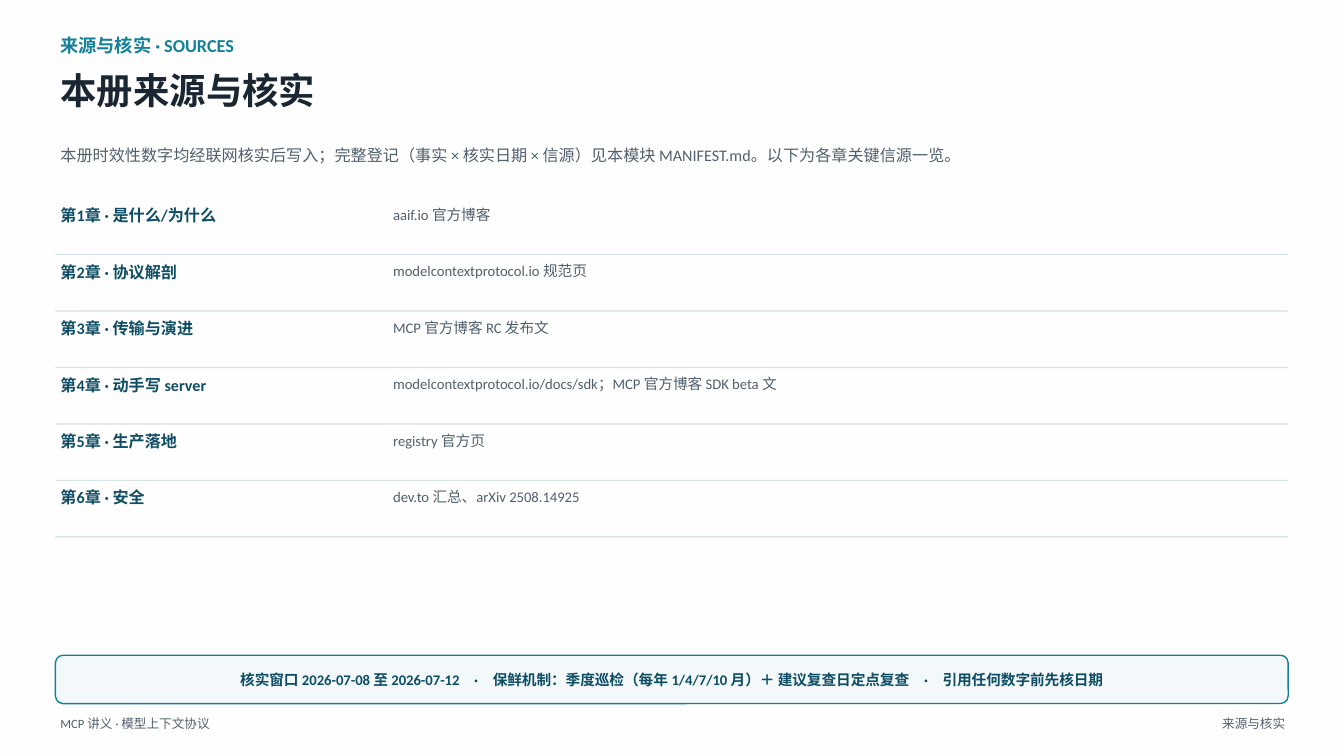
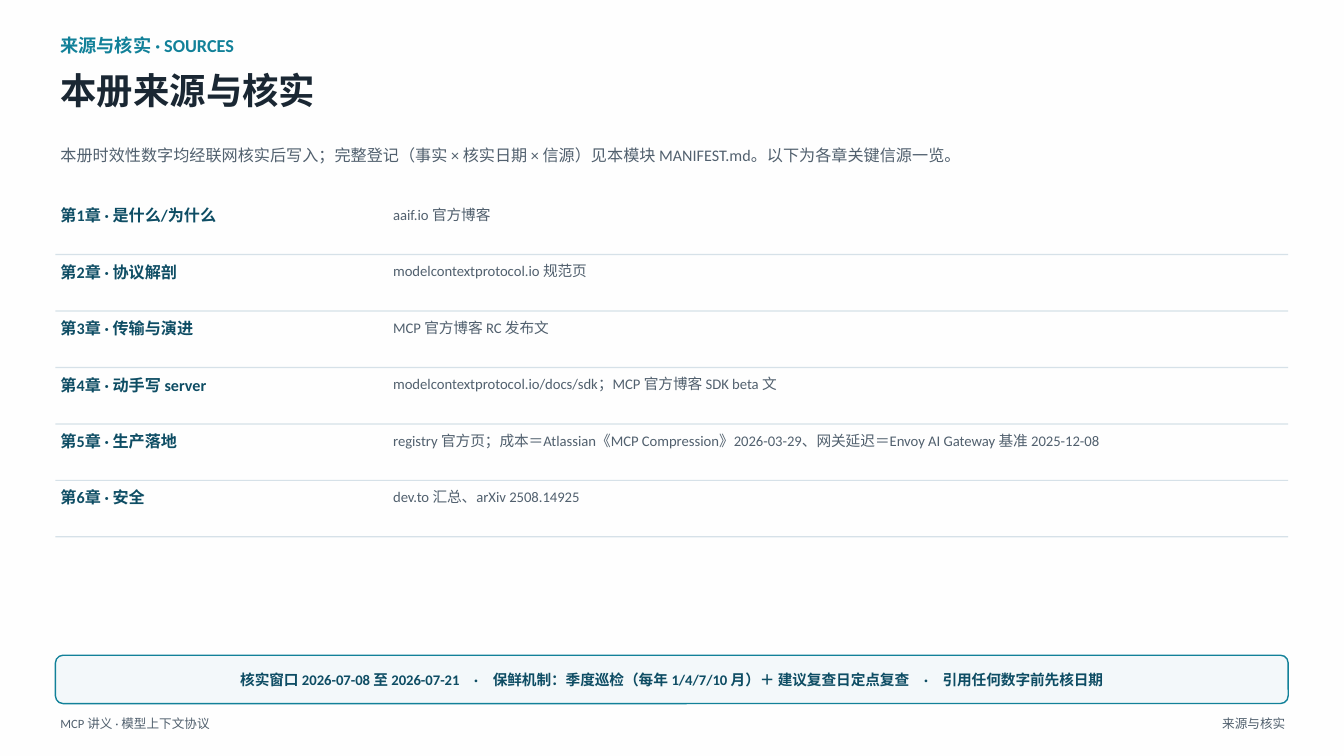
Before and after one commit to jasonlijiaxiang/myailearning-claudecode, a slide deck: slide 75 of PPT-version/MCP/MCP-讲义.pptx (slide 74 before the commit). Drawn at 1344x756 pixels with LibreOffice and Linux fonts; fonts in the diff are those of the drawing. Boxes give left, top, right and bottom in pixels: in the first picture for what was removed or moved away, otherwise in the second. Text is boxed around its words. In the diff, an @@ line names an element or a change of style, - is before the commit and + after.

```diff
--- a/PPT-version/MCP/MCP-讲义.pptx
+++ b/PPT-version/MCP/MCP-讲义.pptx
@@ text at (x1=393, y1=433, x2=1099, y2=449): text changed @@
-registry 官方页
+registry 官方页；成本＝Atlassian《MCP Compression》2026-03-29、网关延迟＝Envoy AI Gateway 基准 2025-12-08
@@ text in rounded rectangle at (x1=240, y1=672, x2=1104, y2=687): text changed @@
-核实窗口 2026-07-08 至 2026-07-12 · 保鲜机制：季度巡检（每年 1/4/7/10 月）＋ 建议复查日定点复查 · 引用任何数字前先核日期
+核实窗口 2026-07-08 至 2026-07-21 · 保鲜机制：季度巡检（每年 1/4/7/10 月）＋ 建议复查日定点复查 · 引用任何数字前先核日期
```
Also in this commit, not shown: 1 slide added, 13 other files.
